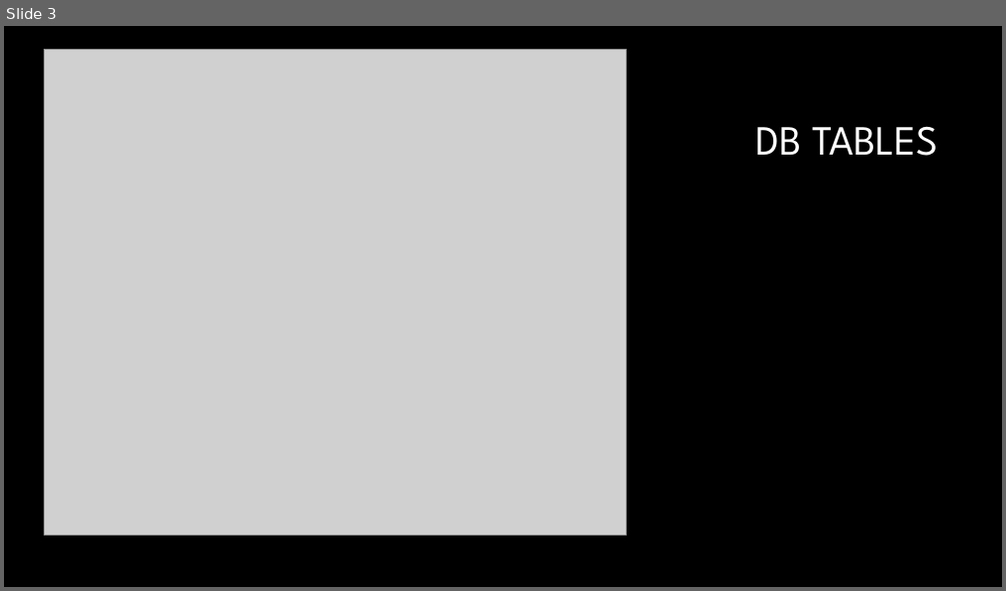
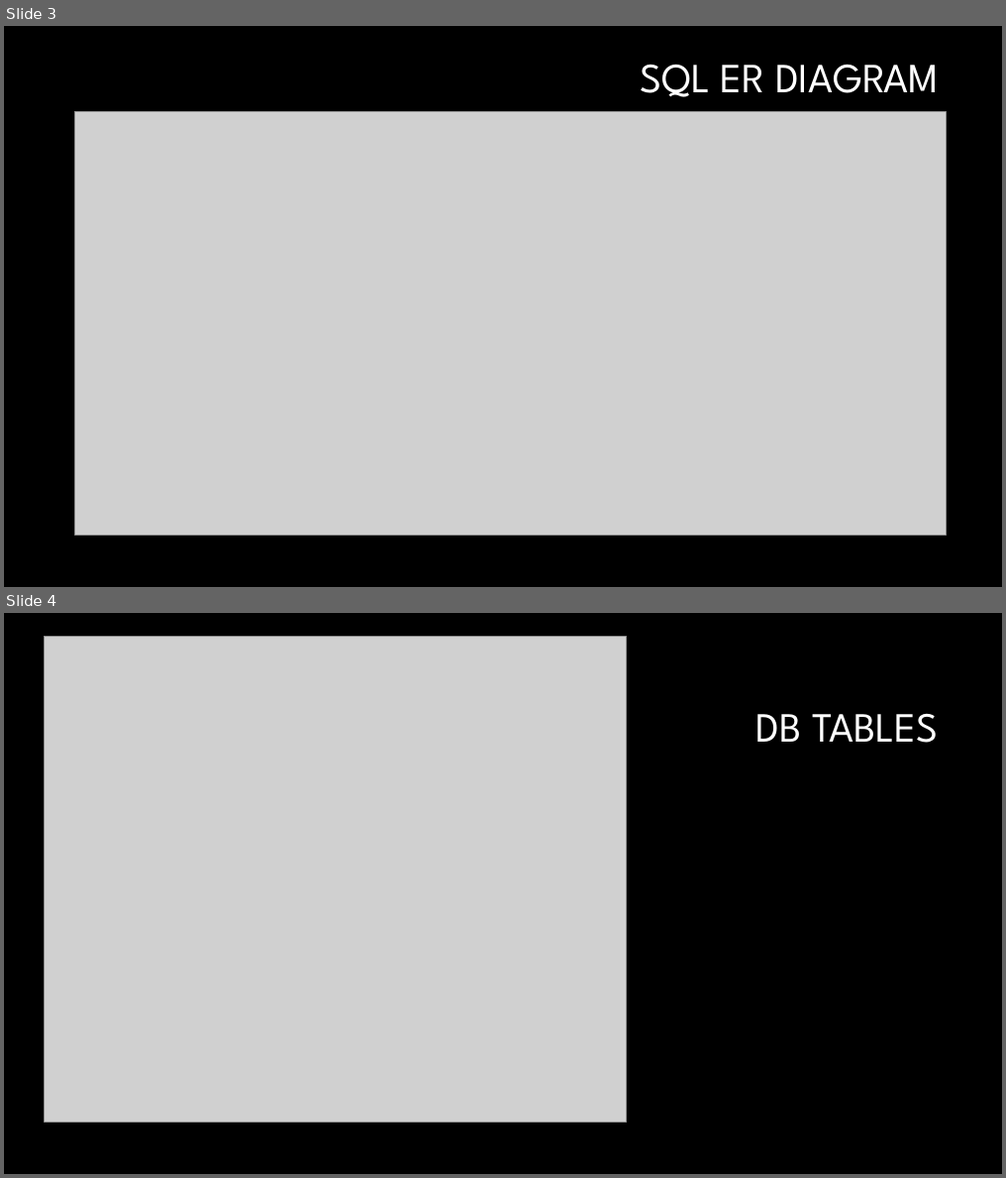
Before and after one commit to emcyroyale/COP4710-10, a slide deck: db_powerpoint.pptx. Shown one above the other, each under a label of ours: slide 3 before the commit, slides 3 and 4 after it. The pictures are 1006x591 and 1006x1178 pixels, drawn with LibreOffice and Linux fonts; fonts in the diff are those of the drawing; grey boxes stand for pictures; background and template pictures are left out. Boxes give left, top, right and bottom in pixels: in the first picture for what was removed or moved away, otherwise in the second. Text is boxed around its words. In the diff, an @@ line names an element or a change of style, - is before the commit and + after.

```diff
--- a/db_powerpoint.pptx
+++ b/db_powerpoint.pptx
@@ slide 3 added at (4,26,1002,587), background #000000 @@
@@ title added at (641,64,938,97), 40 pt, text #FFFFFF @@
+SQL ER DIAGRAM
@@ picture added at (75,111,946,535) @@
@@ what was slide 3 is now slide 4 @@
```
